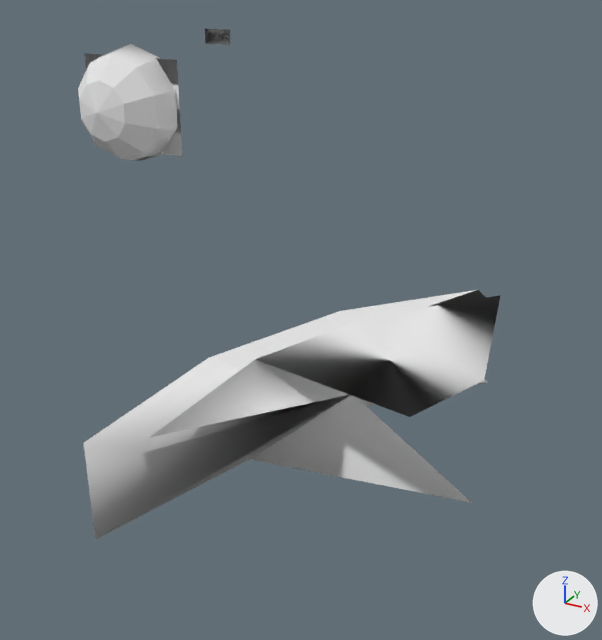
The OBJ model assets/meshes/hull_terran_light_cruiser_frag_5.obj, before and after one commit.
Rendered twice from a camera (50 mm lens) standing at (-0.18, -2.13, 2.0) and looking at (-1.08, -0.49, 1.19). The axes (+X, +Y, +Z) are drawn at lower right. The lights are the same throughout. The older version comes first. Where no turn or scale is listed for an object, it has been applied to the vertices.

The scene before the commit, as lines of its bpy script (objects in view):
```python
me_hull_terran_light_cruiser_frag_5 = bpy.data.meshes.new('hull_terran_light_cruiser_frag_5')
me_hull_terran_light_cruiser_frag_5.from_pydata(...)  # 65 vertices, 114 faces; spans x -1.95..-0.626, y -1.039..0.232, z 0.779..1.782
# faces by material slot: [80, 34]
me_hull_terran_light_cruiser_frag_5.materials.append(mat_skin)  # white #e7e7e7
me_hull_terran_light_cruiser_frag_5.materials.append(mat_interior)  # white #e7e7e7
# before: 26 (-1.833, 0.232, 1.735) at pixel (205, 43), 27 (-1.736, 0.232, 1.735) at pixel (230, 44), 28 (-1.736, 0.232, 1.782) at pixel (229, 29), 29 (-1.833, 0.232, 1.782) at pixel (204, 28), 63 (-1.784, 0.232, 1.758) at pixel (217, 36)
ob_hull_terran_light_cruiser_frag_5 = bpy.data.objects.new('hull_terran_light_cruiser_frag_5', me_hull_terran_light_cruiser_frag_5)
ob_hull_terran_light_cruiser_frag_5.location = (0.0, 0.0, 0.0)
```
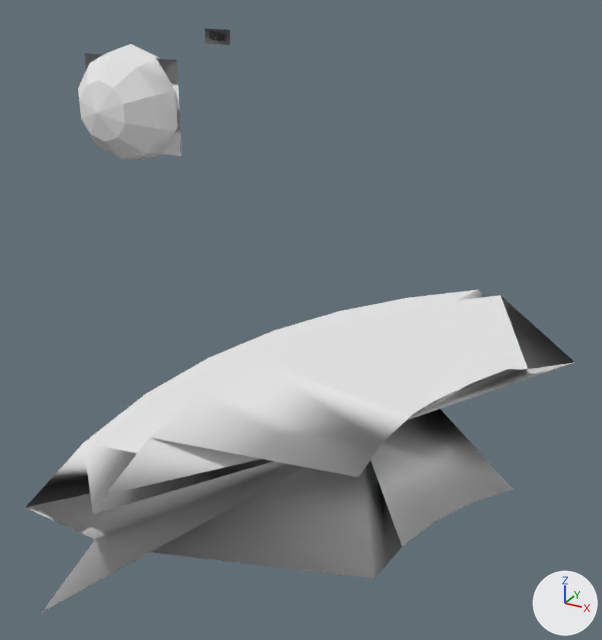
Boxes [x1, y1, x2, y2] around the edits, measured in the pictures (602 x 640 px; the box of a moved part takes in the faces that stretch with it):
```json
{"object": "hull_terran_light_cruiser_frag_5", "change": "reshaped", "before": [78, 28, 501, 539], "after": [25, 28, 575, 612], "on screen": "30% wider, 14% taller"}
{"part": 1, "of": "me_hull_terran_light_cruiser_frag_5", "change": "built on", "before": [84, 290, 501, 539], "after": [25, 290, 575, 612]}
{"part": 2, "of": "me_hull_terran_light_cruiser_frag_5", "change": "moved or reshaped", "before": [205, 29, 230, 43], "after": [205, 29, 230, 43]}
```

Scene script edits in JSON lines:
```json
{"block": "me_hull_terran_light_cruiser_frag_5", "where": "# used by ob_hull_terran_light_cruiser_frag_5; location = (0.0, 0.0, 0.0)"}
{"block": "me_hull_terran_light_cruiser_frag_5", "where": "# verts and faces of me_hull_terran_light_cruiser_frag_5; kept vertices keep their numbers, new ones are numbered from 65"}
{"op": "remove", "block": "me_hull_terran_light_cruiser_frag_5", "code": "me_hull_terran_light_cruiser_frag_5.from_pydata(...)  # 65 vertices, 114 faces; spans x -1.95..-0.626, y -1.039..0.232, z 0.779..1.782"}
{"op": "add", "block": "me_hull_terran_light_cruiser_frag_5", "code": "me_hull_terran_light_cruiser_frag_5.from_pydata(...)  # 97 vertices, 178 faces; spans x -1.95..-0.465, y -1.26..0.232, z 0.779..1.782"}
{"block": "me_hull_terran_light_cruiser_frag_5", "change": "me_hull_terran_light_cruiser_frag_5 part 1"}
{"block": "me_hull_terran_light_cruiser_frag_5", "change": "1 vertex is removed from x -0.957, y -0.442, z 0.989"}
{"block": "me_hull_terran_light_cruiser_frag_5", "change": "42 faces are deleted"}
{"block": "me_hull_terran_light_cruiser_frag_5", "change": "33 vertices are added at x -1.314..-0.465, y -1.26..0.034, z 0.779..1.172"}
{"block": "me_hull_terran_light_cruiser_frag_5", "change": "78 new faces join them, mat_skin (white #e7e7e7)"}
{"block": "me_hull_terran_light_cruiser_frag_5", "change": "28 new faces join them, mat_interior (white #e7e7e7)"}
{"block": "me_hull_terran_light_cruiser_frag_5", "change": "me_hull_terran_light_cruiser_frag_5 part 2"}
{"op": "add", "block": "me_hull_terran_light_cruiser_frag_5", "code": "delete_faces([(27, 63, 28), (26, 29, 63)])"}
{"op": "add", "block": "me_hull_terran_light_cruiser_frag_5", "code": "faces += [(27, 28, 63), (26, 63, 29)]  # mat_interior (white #e7e7e7)"}
{"block": "me_hull_terran_light_cruiser_frag_5", "change": "other edits to the shape of me_hull_terran_light_cruiser_frag_5 do not show in these pictures"}
```
